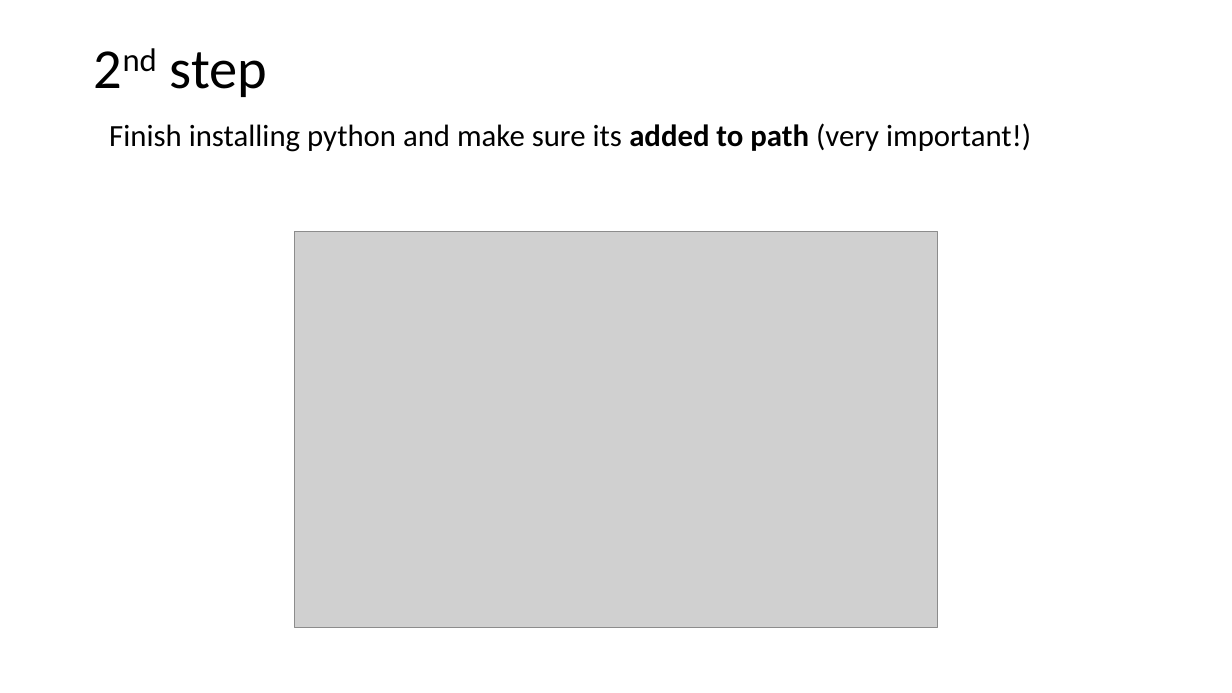
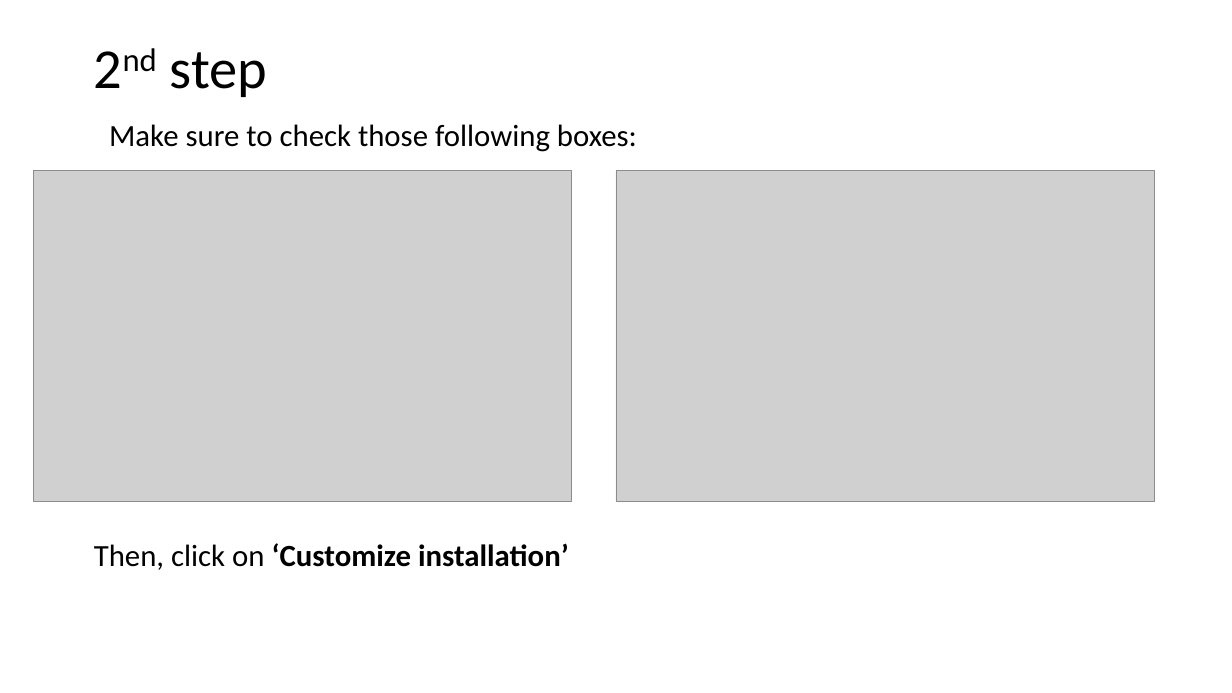
Before and after one commit to yahmlevi/ardom-1, a slide deck: slide 3 of simple_gui_ardom_integration/Set up new Python interpreter.pptx. Drawn at 1232x693 pixels with LibreOffice and Linux fonts; fonts in the diff are those of the drawing; grey boxes stand for pictures. Boxes give left, top, right and bottom in pixels: in the first picture for what was removed or moved away, otherwise in the second. Text is boxed around its words. In the diff, an @@ line names an element or a change of style, - is before the commit and + after.

```diff
--- a/simple_gui_ardom_integration/Set up new Python interpreter.pptx
+++ b/simple_gui_ardom_integration/Set up new Python interpreter.pptx
@@ text at box(109, 124, 637, 152): text changed @@
-Finish installing python and make sure its added to path (very important!)
+Make sure to check those following boxes:
@@ picture: place and size @@
-picture at box(295, 232, 938, 628)
+picture at box(33, 171, 571, 502)
@@ picture added at box(616, 171, 1155, 502) @@
@@ text added at box(94, 543, 569, 570), 24 pt, text #000000, bold @@
+Then, click on ‘Customize installation’
```
Also in this commit, not shown: 4 other slides changed, 1 slide added, 3 other files.
